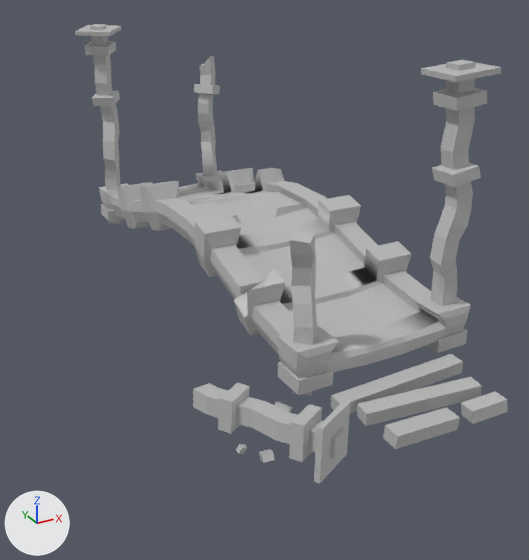
The FBX model TundraTD/Assets/Models/Environment/Bridge.fbx as it was, and as the next commit left it.
Both versions are drawn from a 50 mm camera at (-0.115, -0.602, 0.266) aimed at (0.175, -0.075, 0.003). Arrows for +X, +Y and +Z are at lower left; the lights stay in place. Where no turn or scale is listed for an object, it has been applied to the vertices.
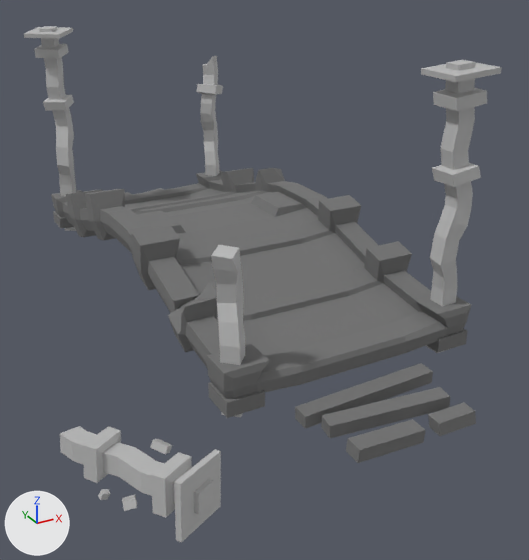
Pixel boxes [x1, y1, x2, y2] of what changed, in the pictures (529 x 560 px):
'polySurface41', no longer drawn
    before: [99, 168, 471, 378]
'polySurface43', added
    after: [125, 183, 447, 392]
'polySurface42', added
    after: [51, 168, 471, 399]
'polySurface18', moved
    before: [193, 383, 350, 484]
    after: [60, 426, 221, 542]
'pCube32', moved
    before: [75, 24, 123, 223]
    after: [24, 26, 76, 231]
'polySurface19', moved
    before: [290, 230, 317, 395]
    after: [211, 245, 245, 417]
'pCube34', recoloured, moved
    before: [357, 377, 482, 426]
    after: [321, 387, 450, 438]
'pCube25', recoloured, moved
    before: [331, 354, 463, 413]
    after: [295, 363, 433, 429]
'pCube23', recoloured, moved
    before: [383, 407, 460, 449]
    after: [346, 419, 426, 463]
'polySurface17', moved
    before: [194, 56, 220, 176]
    after: [196, 56, 223, 176]
'pCube26', recoloured, moved
    before: [278, 362, 333, 395]
    after: [208, 382, 265, 418]
'pCube35', recoloured, moved
    before: [461, 391, 508, 424]
    after: [428, 402, 476, 436]
'pCube27', recoloured
    both: [427, 328, 468, 352]
'pCube31', moved
    before: [259, 449, 275, 463]
    after: [122, 495, 137, 511]
'pCube24', moved
    before: [101, 204, 124, 221]
    after: [53, 211, 74, 228]
'pCube28', moved
    before: [275, 402, 292, 413]
    after: [150, 439, 172, 454]
'pCube21', moved
    before: [236, 444, 247, 454]
    after: [98, 489, 111, 500]

The change, as a list of edits to the scene's bpy script:
```text
Change me_mesh_010:
    where me_mesh_010.from_pydata(...)  # 8 vertices, 6 faces; spans x -0.0471..0.0471, y -0.0134..0.0134, z -0.0062..0.0062
    remove me_mesh_010.materials.append(mat_lambert1)  # grey #bcbcbc
    add me_mesh_010.materials.append(mat_bridge_aistandardsurface1)  # grey #747474
Change me_mesh_004:
    where me_mesh_004.from_pydata(...)  # 8 vertices, 6 faces; spans x -0.0269..0.0269, y -0.0069..0.0069, z -0.0068..0.0068
    remove me_mesh_004.materials.append(mat_lambert1)  # grey #bcbcbc
    add me_mesh_004.materials.append(mat_bridge_aistandardsurface1)  # grey #747474
Change me_mesh_013:
    where me_mesh_013.from_pydata(...)  # 8 vertices, 6 faces; spans x -0.0156..0.0156, y -0.0091..0.0091, z -0.0072..0.0072
    remove me_mesh_013.materials.append(mat_lambert1)  # grey #bcbcbc
    add me_mesh_013.materials.append(mat_bridge_aistandardsurface1)  # grey #747474
Change me_mesh_001:
    where me_mesh_001.from_pydata(...)  # 8 vertices, 6 faces; spans x -0.0145..0.0145, y -0.0145..0.0145, z -0.0059..0.0059
    remove me_mesh_001.materials.append(mat_lambert1)  # grey #bcbcbc
    add me_mesh_001.materials.append(mat_bridge_aistandardsurface1)  # grey #747474
Change me_mesh_003:
    where me_mesh_003.from_pydata(...)  # 8 vertices, 6 faces; spans x -0.0554..0.0554, y -0.0073..0.0073, z -0.0074..0.0074
    remove me_mesh_003.materials.append(mat_lambert1)  # grey #bcbcbc
    add me_mesh_003.materials.append(mat_bridge_aistandardsurface1)  # grey #747474
Change me_mesh_002:
    where me_mesh_002.from_pydata(...)  # 8 vertices, 6 faces; spans x -0.0145..0.0145, y -0.0145..0.0145, z -0.0059..0.0059
    remove me_mesh_002.materials.append(mat_lambert1)  # grey #bcbcbc
    add me_mesh_002.materials.append(mat_bridge_aistandardsurface1)  # grey #747474
Change ob_pcube34:
    ob_pcube34.location: (0.1958, -0.2664, -0.0216) -> (0.1661, -0.2664, -0.0216)
Change ob_pcube23:
    ob_pcube23.location: (0.1741, -0.2939, -0.0205) -> (0.1445, -0.2939, -0.0205)
Change ob_pcube21:
    ob_pcube21.location: (0.0579, -0.2572, -0.0202) -> (-0.032, -0.2572, -0.0202)
Change ob_pcube31:
    ob_pcube31.location: (0.0686, -0.271, -0.0202) -> (-0.0214, -0.271, -0.0202)
Change ob_pcube24:
    ob_pcube24.location: (0.1322, 0.2126, -0.009) -> (0.0761, 0.2145, -0.009)
Change ob_pcube35:
    ob_pcube35.location: (0.2304, -0.2939, -0.0225) -> (0.2008, -0.2939, -0.0225)
Change ob_pcube26:
    ob_pcube26.location: (0.1322, -0.2135, -0.009) -> (0.0762, -0.2142, -0.009)
Change ob_polysurface17:
    ob_polysurface17.location: (0.2559, 0.2148, 0.0697) -> (0.2596, 0.2148, 0.0697)
Change ob_pcube25:
    ob_pcube25.location: (0.1958, -0.2422, -0.0209) -> (0.1661, -0.2422, -0.0209)
Change ob_pcube32:
    ob_pcube32.location: (0.1351, 0.2078, 0.0805) -> (0.0823, 0.2078, 0.0805)
Change ob_pcube28:
    ob_pcube28.location: (0.1041, -0.2298, -0.0202) -> (0.0141, -0.2298, -0.0202)
Change ob_polysurface41:
    ob_polysurface41: bpy.data.objects.new('polySurface41', me_mesh_020) -> bpy.data.objects.new('polySurface41', None)
    ob_polysurface41.parent: ob_bridge_ver2 -> ob_bridge_bridge_ver2
    ob_polysurface41.location: (4.554, -5.406, -0.521) -> (2.544, -0.443, -0.521)
Change ob_polysurface19:
    ob_polysurface19.location: (0.132, -0.2092, 0.0381) -> (0.075, -0.2092, 0.0381)
Change ob_polysurface18:
    ob_polysurface18.location: (0.0816, -0.2509, -0.0062) -> (-0.0083, -0.2509, -0.0111)
Add ob_bridge_bridge_ver2:
    ob_bridge_bridge_ver2 = bpy.data.objects.new('Bridge:Bridge_ver2', None)
    ob_bridge_bridge_ver2.location = (0.171, -0.00523, 0.0289)
    ob_bridge_bridge_ver2.rotation_euler = (1.571, 0.0, 0.0)  # degrees (90, 0, 0)
    ob_bridge_bridge_ver2.scale = (0.01, 0.01, 0.01)
Add ob_polysurface42:
    ob_polysurface42 = bpy.data.objects.new('polySurface42', me_mesh_020_1)  # 389 vertices, 373 faces; spans x -0.135..0.079, y -0.229..0.229, z -0.04..0.04; in mat_bridge_aistandardsurface1 (grey #747474)
    ob_polysurface42.location = (0.1963, 0.0008, 0.0234)
Add ob_polysurface43:
    ob_polysurface43 = bpy.data.objects.new('polySurface43', me_mesh_021)  # 120 vertices, 89 faces; spans x -0.112..0.056, y -0.229..0.229, z -0.029..0.029; in mat_bridge_aistandardsurface1 (grey #747474)
    ob_polysurface43.location = (0.1961, 0.0009, 0.0199)
```
